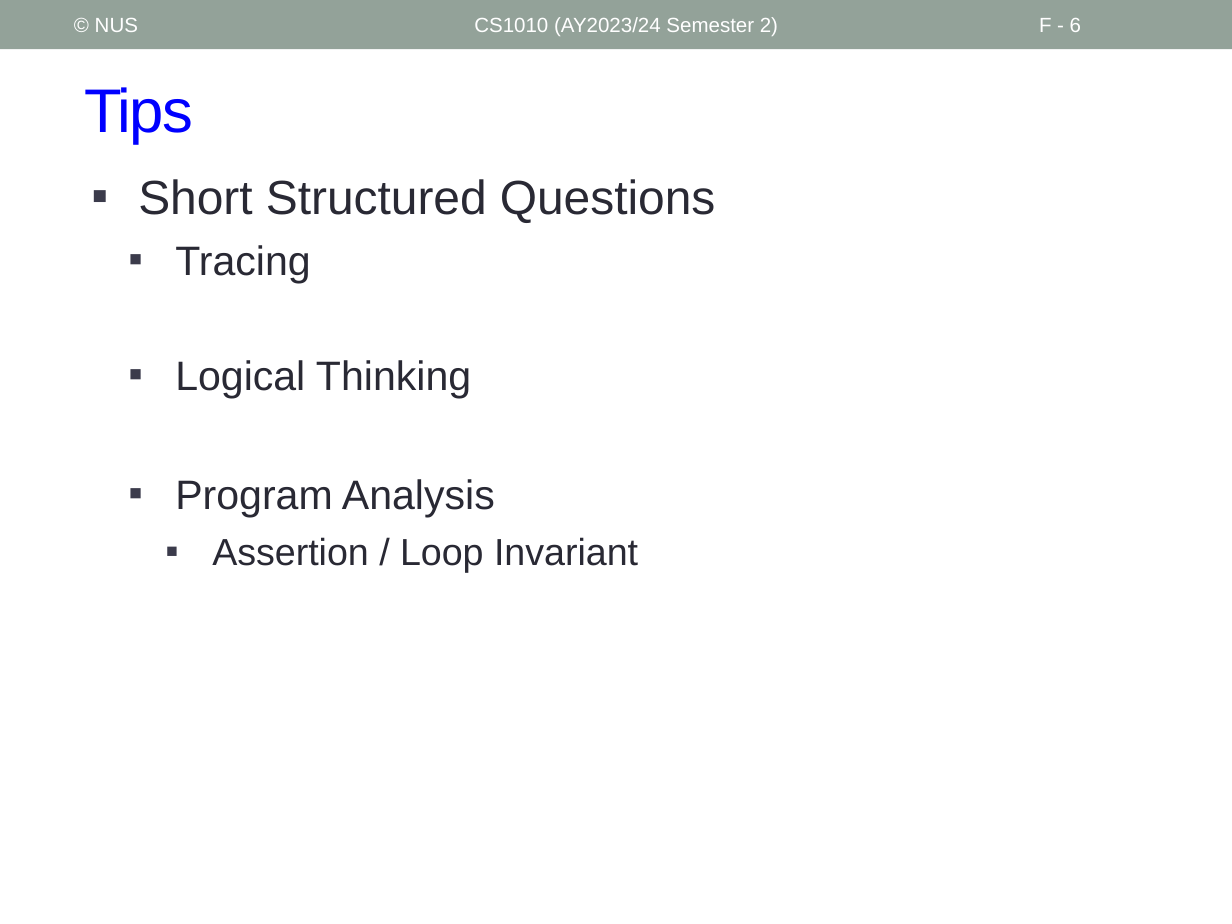
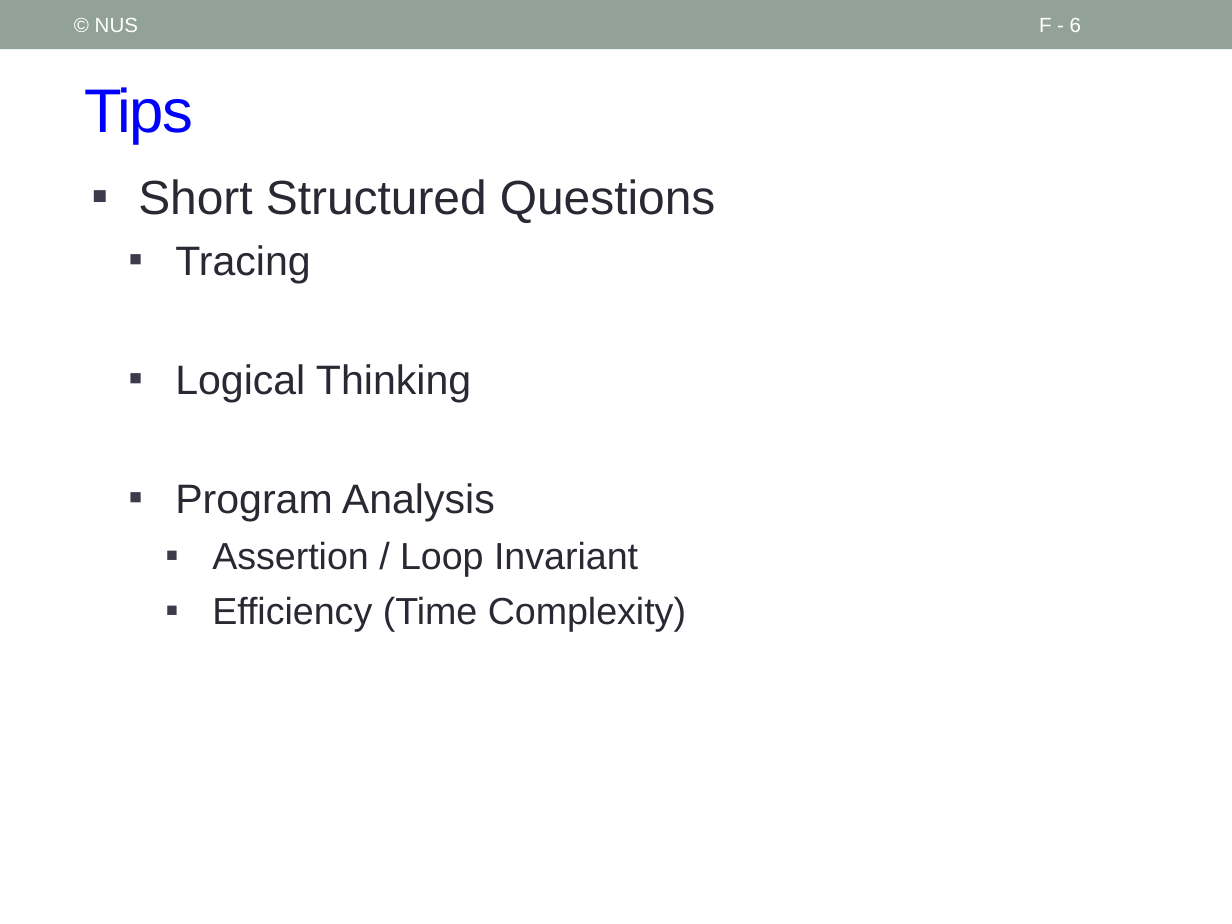
Before and after one commit to nus-cs1010-2425-s2/website, a slide deck: slide 6 of slides/Future.pptx. Drawn at 1232x924 pixels with LibreOffice and Linux fonts; fonts in the diff are those of the drawing. Boxes give left, top, right and bottom in pixels: in the first picture for what was removed or moved away, otherwise in the second. Text is boxed around its words. In the diff, an @@ line names an element or a change of style, - is before the commit and + after.

```diff
--- a/slides/Future.pptx
+++ b/slides/Future.pptx
@@ text removed at [474, 17, 778, 36] @@
-CS1010 (AY2023/24 Semester 2)
@@ text at [212, 596, 686, 632]: paragraph added @@
+    ▪ Efficiency (Time Complexity)
```
Also in this commit, not shown: 11 other slides changed, 3 other files.
